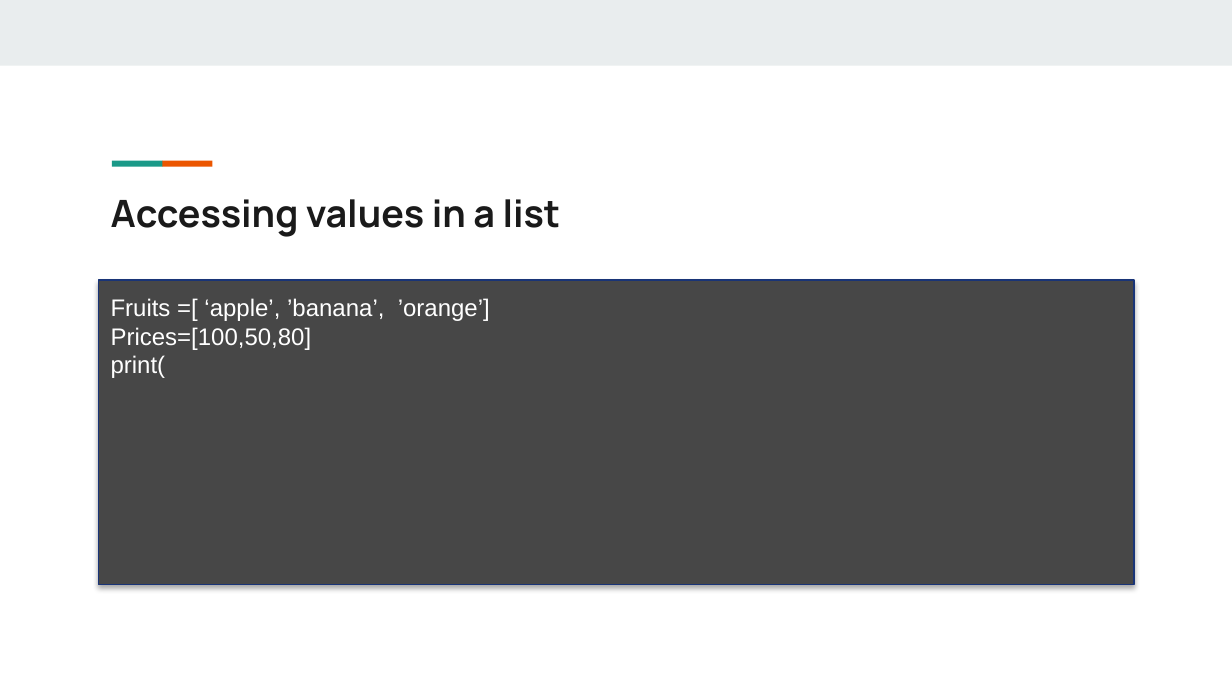
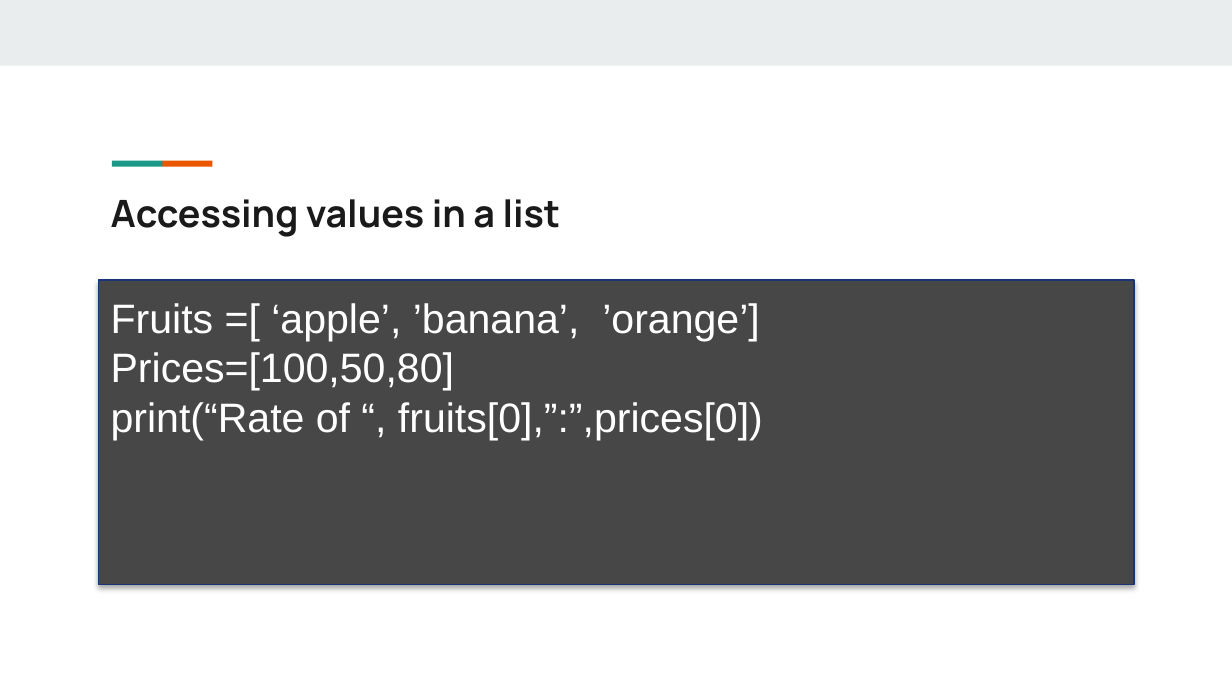
Before and after one commit to giridhersadineni/pythonsrec, a slide deck: slide 8 of 06.Lists & Tuples/5. Lists.pptx (slide 7 before the commit). Drawn at 1232x693 pixels with LibreOffice and Linux fonts; fonts in the diff are those of the drawing. Boxes give left, top, right and bottom in pixels: in the first picture for what was removed or moved away, otherwise in the second. Text is boxed around its words. In the diff, an @@ line names an element or a change of style, - is before the commit and + after.

Commit message:
added changes to list

```diff
--- a/06.Lists & Tuples/5. Lists.pptx
+++ b/06.Lists & Tuples/5. Lists.pptx
@@ text at (111, 303, 759, 391): size 14 to 24 pt in "Fruits =[ ‘apple’, ’banana’, ’orange’]", "Prices=[100,50,80]" @@
@@ text at (111, 402, 763, 440): text changed; size 14 to 24 pt @@
-print(
+print(“Rate of “, fruits[0],”:”,prices[0])
```
Also in this commit, not shown: 1 slide added.
